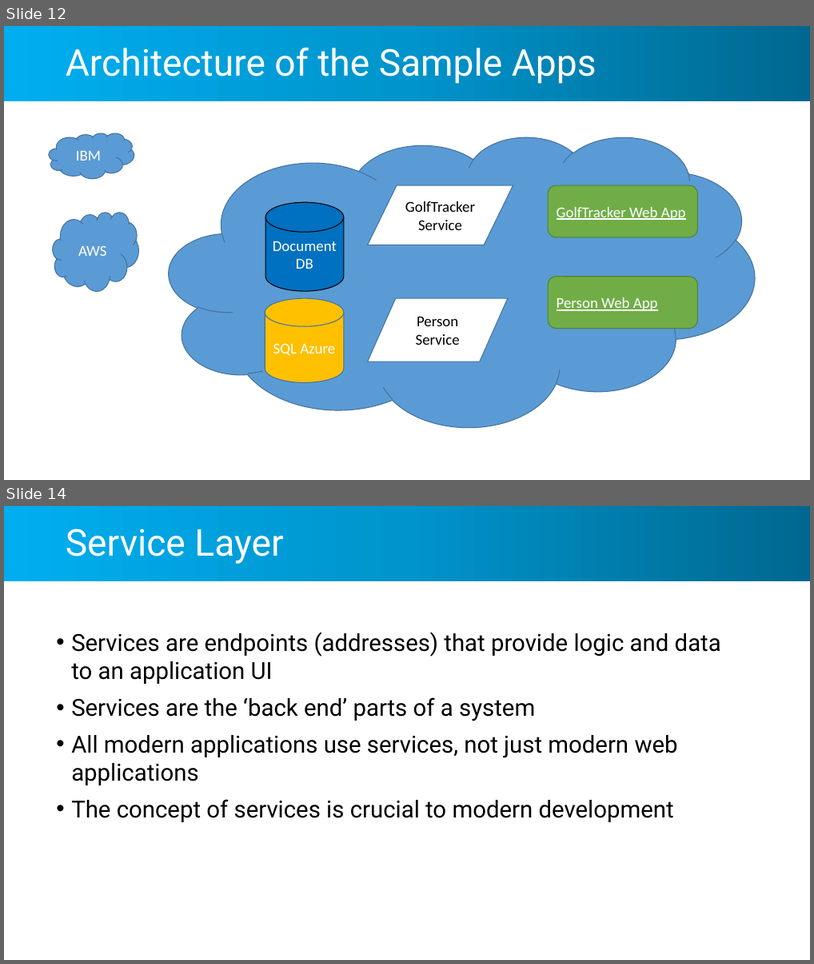
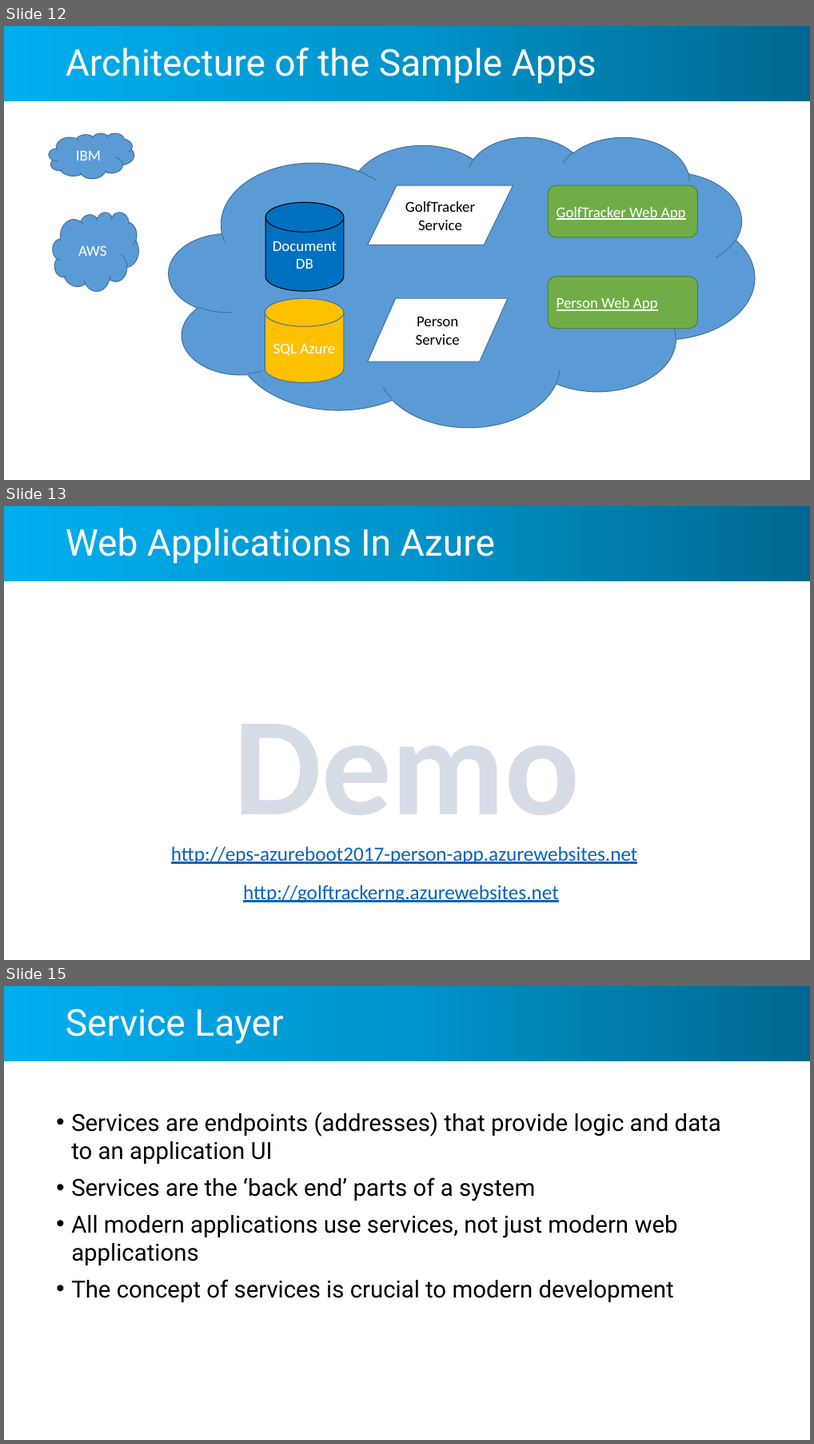
Before and after one commit to TexasJetter/AzureBootCamp2017, a slide deck: Azure Bootcamp San Fransciso April 2017.pptx. Shown one above the other, each under a label of ours: slides 12 and 14 before the commit, slides 12, 13 and 15 after it; the slides between them are not shown. The pictures are 814x964 and 814x1444 pixels, drawn with LibreOffice and Linux fonts; fonts in the diff are those of the drawing; background and template pictures are left out. Boxes give left, top, right and bottom in pixels: in the first picture for what was removed or moved away, otherwise in the second. Text is boxed around its words. In the diff, an @@ line names an element or a change of style, - is before the commit and + after.

```diff
--- a/Azure Bootcamp San Fransciso April 2017.pptx
+++ b/Azure Bootcamp San Fransciso April 2017.pptx
@@ slide 13 added at (4, 506, 810, 960), background #FFFFFF; not listed: 1 template element that a slide beside it also shows @@
@@ title added at (66, 528, 495, 564), 44 pt, text #FFFFFF @@
+Web Applications In Azure
@@ text added at (234, 724, 581, 847), 166 pt, text pattern #44546A on #D6DCE5, bold @@
+Demo
@@ text added at (171, 846, 638, 864), 24 pt, text #0563C1, underline @@
+http://eps-azureboot2017-person-app.azurewebsites.net
@@ text added at (243, 884, 559, 903), 24 pt, text #0563C1, underline @@
+http://golftrackerng.azurewebsites.net
@@ what was slide 14 is now slide 15 @@
```
Also in this commit, not shown: 2 slides changed.
